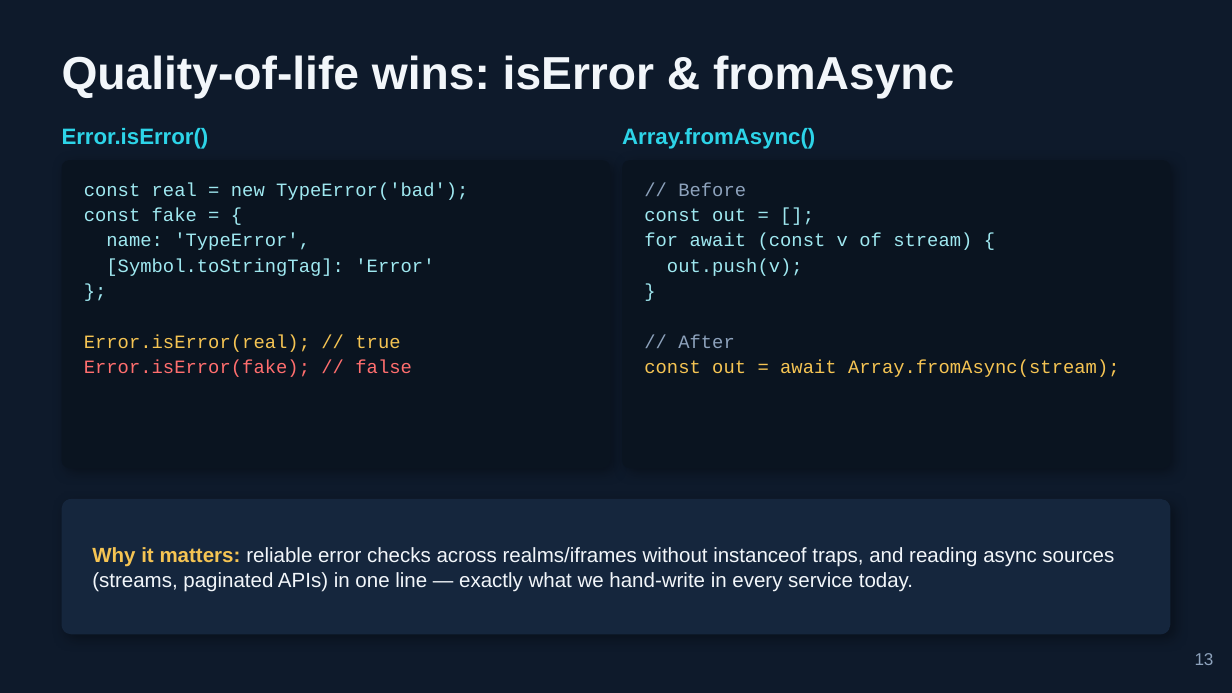
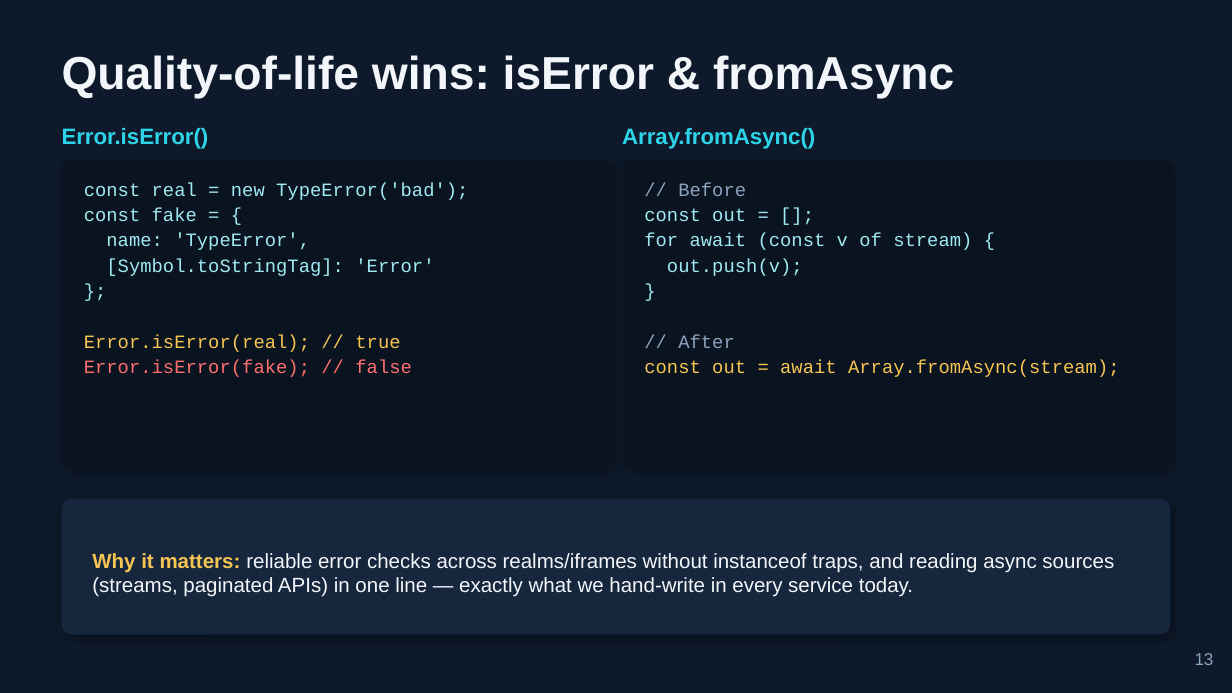
Before and after one commit to BrendonHit6/rd-performance-articles, a slide deck: slide 13 of presentations/modern Approaches in JS Development 2026.pptx. Drawn at 1232x693 pixels with LibreOffice and Linux fonts; fonts in the diff are those of the drawing. Boxes give left, top, right and bottom in pixels: in the first picture for what was removed or moved away, otherwise in the second. Text is boxed around its words. In the diff, an @@ line names an element or a change of style, - is before the commit and + after.

```diff
--- a/presentations/modern Approaches in JS Development 2026.pptx
+++ b/presentations/modern Approaches in JS Development 2026.pptx
@@ text "Why it matters: reliable error ..." moved from (x1=92, y1=547, x2=1114, y2=592) to (x1=92, y1=553, x2=1114, y2=597) @@
```
Also in this commit, not shown: 8 other slides changed, 8 other files.
